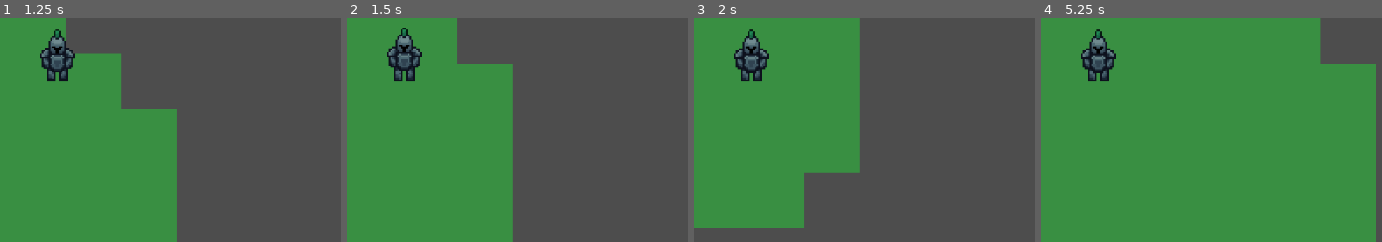
Above: before the commit, frames 1-4 (left to right).
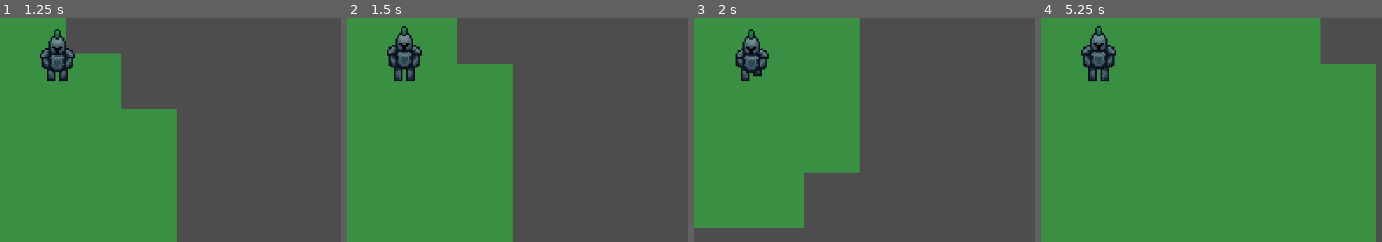
Above: after the commit, the same moments.

Repository: DyslexicWolf/HackNSlashing
Game: Godot game, scene res://Scenes/game.tscn
The game is run twice, just before and just after one commit, with the same random seed, the same clock (stepped at 60 frames per second) and the same inputs.
Inputs:
- Up to frame 1 (1.25 s): tap Enter at 0.5 s; hold D (move_right) from 0.53 s (still down)
- Up to frame 2 (1.5 s): release D (move_right) at 1.28 s; hold S (move_down) from 1.28 s (still down)
- Up to frame 3 (2 s): keep holding S (move_down)
- Up to frame 4 (5.25 s): release S (move_down) at 2.03 s; hold D (move_right) 2.03-2.78 s; hold W (move_up) 2.78-3.53 s; hold A (move_left) 3.53-5.03 s; hold S (move_down) from 5.03 s (still down)
The pictures show only the part of the screen within x 50-100%, y 42-92%; the shares and areas given below are measured in that part.

Frame 1 is identical in both runs. In frame 2, 0.5% of the frame differs, in the area x 11-22%, y 3-25%; in frame 3, 0.2%; in frame 4, 1.0%, in the area x 11-22%, y 3-29%.

Commit message:
Added first animations for player character

Diff:
--- a/hacknslashing/Scenes/player.gd
+++ b/hacknslashing/Scenes/player.gd
@@ -1,6 +1,8 @@
 extends CharacterBody2D
 
 const SPEED = 130.0
+var direction
+@onready var animated_sprite: AnimatedSprite2D = $AnimatedSprite2D
 
 func _ready() -> void:
 	pass # Replace with function body.
@@ -9,9 +11,27 @@
 func _physics_process(delta: float):
 	#read input
 	get_input()
+	#changed animation if needed
+	change_animation()
 	#move character using buildin function
 	move_and_slide()
 
 func get_input():
-	var direction = Input.get_vector("move_left", "move_right", "move_up", "move_down")
+	direction = Input.get_vector("move_left", "move_right", "move_up", "move_down")
+	print(direction)
 	velocity = direction * SPEED
+
+func change_animation():
+	#y-axis is flipped in godot!!!
+	if direction.y < 0:
+		animated_sprite.play("run_back")
+	elif direction.y > 0:
+		animated_sprite.play("run_front")
+	elif direction.x > 0:
+		animated_sprite.flip_h = false
+		animated_sprite.play("idle_front")
+	elif direction.x < 0:
+		animated_sprite.flip_h = true
+		animated_sprite.play("idle_front")
+	else:
+		animated_sprite.play("idle_front")
--- a/hacknslashing/Scenes/player.tscn
+++ b/hacknslashing/Scenes/player.tscn
@@ -1,7 +1,24 @@
-[gd_scene load_steps=9 format=3 uid="uid://bmjs8ru7k3ke"]
+[gd_scene load_steps=26 format=3 uid="uid://bmjs8ru7k3ke"]
 
 [ext_resource type="Script" uid="uid://cm3qcps0seot5" path="res://Scenes/player.gd" id="1_cvnsp"]
 [ext_resource type="Texture2D" uid="uid://cqbqrtp255gvd" path="res://Assets/Sprites/PlayerCharacter_Front_SpriteSheet.png" id="1_v0iea"]
+[ext_resource type="Texture2D" uid="uid://csj8qg62ri6kv" path="res://Assets/Sprites/PlayerCharacter_Back_Spritesheet.png" id="2_6t5aa"]
+
+[sub_resource type="AtlasTexture" id="AtlasTexture_x3wgy"]
+atlas = ExtResource("2_6t5aa")
+region = Rect2(32, 0, 32, 32)
+
+[sub_resource type="AtlasTexture" id="AtlasTexture_3smsa"]
+atlas = ExtResource("2_6t5aa")
+region = Rect2(64, 0, 32, 32)
+
+[sub_resource type="AtlasTexture" id="AtlasTexture_8erm5"]
+atlas = ExtResource("2_6t5aa")
+region = Rect2(96, 0, 32, 32)
+
+[sub_resource type="AtlasTexture" id="AtlasTexture_f1ek2"]
+atlas = ExtResource("2_6t5aa")
+region = Rect2(128, 0, 32, 32)
 
 [sub_resource type="AtlasTexture" id="AtlasTexture_cvnsp"]
 atlas = ExtResource("1_v0iea")
@@ -19,8 +36,73 @@
 atlas = ExtResource("1_v0iea")
 region = Rect2(128, 0, 32, 32)
 
+[sub_resource type="AtlasTexture" id="AtlasTexture_tx1dd"]
+atlas = ExtResource("2_6t5aa")
+region = Rect2(160, 0, 32, 32)
+
+[sub_resource type="AtlasTexture" id="AtlasTexture_gymyn"]
+atlas = ExtResource("2_6t5aa")
+region = Rect2(192, 0, 32, 32)
+
+[sub_resource type="AtlasTexture" id="AtlasTexture_pu2lt"]
+atlas = ExtResource("2_6t5aa")
+region = Rect2(224, 0, 32, 32)
+
+[sub_resource type="AtlasTexture" id="AtlasTexture_ukyrk"]
+atlas = ExtResource("2_6t5aa")
+region = Rect2(256, 0, 32, 32)
+
+[sub_resource type="AtlasTexture" id="AtlasTexture_7dp3o"]
+atlas = ExtResource("2_6t5aa")
+region = Rect2(288, 0, 32, 32)
+
+[sub_resource type="AtlasTexture" id="AtlasTexture_h4iuc"]
+atlas = ExtResource("2_6t5aa")
+region = Rect2(320, 0, 32, 32)
+
+[sub_resource type="AtlasTexture" id="AtlasTexture_fd4e3"]
+atlas = ExtResource("1_v0iea")
+region = Rect2(160, 0, 32, 32)
+
+[sub_resource type="AtlasTexture" id="AtlasTexture_qqcod"]
+atlas = ExtResource("1_v0iea")
+region = Rect2(192, 0, 32, 32)
+
+[sub_resource type="AtlasTexture" id="AtlasTexture_igrcy"]
+atlas = ExtResource("1_v0iea")
+region = Rect2(224, 0, 32, 32)
+
+[sub_resource type="AtlasTexture" id="AtlasTexture_fs7ks"]
+atlas = ExtResource("1_v0iea")
+region = Rect2(256, 0, 32, 32)
+
+[sub_resource type="AtlasTexture" id="AtlasTexture_l6n3p"]
+atlas = ExtResource("1_v0iea")
+region = Rect2(288, 0, 32, 32)
+
+[sub_resource type="AtlasTexture" id="AtlasTexture_olqyp"]
+atlas = ExtResource("1_v0iea")
+region = Rect2(320, 0, 32, 32)
+
 [sub_resource type="SpriteFrames" id="SpriteFrames_x3wgy"]
 animations = [{
+"frames": [{
+"duration": 1.0,
+"texture": SubResource("AtlasTexture_x3wgy")
+}, {
+"duration": 1.0,
+"texture": SubResource("AtlasTexture_3smsa")
+}, {
+"duration": 1.0,
+"texture": SubResource("AtlasTexture_8erm5")
+}, {
+"duration": 1.0,
+"texture": SubResource("AtlasTexture_f1ek2")
+}],
+"loop": true,
+"name": &"idle_back",
+"speed": 5.0
+}, {
 "frames": [{
 "duration": 1.0,
 "texture": SubResource("AtlasTexture_cvnsp")
@@ -35,8 +117,54 @@
 "texture": SubResource("AtlasTexture_fkybt")
 }],
 "loop": true,
-"name": &"idle",
+"name": &"idle_front",
 "speed": 5.0
+}, {
+"frames": [{
+"duration": 1.0,
+"texture": SubResource("AtlasTexture_tx1dd")
+}, {
+"duration": 1.0,
+"texture": SubResource("AtlasTexture_gymyn")
+}, {
+"duration": 1.0,
+"texture": SubResource("AtlasTexture_pu2lt")
+}, {
+"duration": 1.0,
+"texture": SubResource("AtlasTexture_ukyrk")
+}, {
+"duration": 1.0,
+"texture": SubResource("AtlasTexture_7dp3o")
+}, {
+"duration": 1.0,
+"texture": SubResource("AtlasTexture_h4iuc")
+}],
+"loop": true,
+"name": &"run_back",
+"speed": 10.0
+}, {
+"frames": [{
+"duration": 1.0,
+"texture": SubResource("AtlasTexture_fd4e3")
+}, {
+"duration": 1.0,
+"texture": SubResource("AtlasTexture_qqcod")
+}, {
+"duration": 1.0,
+"texture": SubResource("AtlasTexture_igrcy")
+}, {
+"duration": 1.0,
+"texture": SubResource("AtlasTexture_fs7ks")
+}, {
+"duration": 1.0,
+"texture": SubResource("AtlasTexture_l6n3p")
+}, {
+"duration": 1.0,
+"texture": SubResource("AtlasTexture_olqyp")
+}],
+"loop": true,
+"name": &"run_front",
+"speed": 10.0
 }]
 
 [sub_resource type="CapsuleShape2D" id="CapsuleShape2D_v0iea"]
@@ -50,8 +178,8 @@
 
 [node name="AnimatedSprite2D" type="AnimatedSprite2D" parent="."]
 sprite_frames = SubResource("SpriteFrames_x3wgy")
-animation = &"idle"
-autoplay = "idle"
+animation = &"run_back"
+autoplay = "idle_front"
 
 [node name="CollisionShape2D" type="CollisionShape2D" parent="."]
 position = Vector2(0, 3)
Binary file added: hacknslashing/Assets/Sprites/PlayerCharacter_Back_Spritesheet.png
Not shown, added: hacknslashing/Assets/Sprites/PlayerCharacter_Back_Spritesheet.png.import
Not shown, added: Aseprite/Characters/PlayerCharacter_Back_Spritesheet.png
